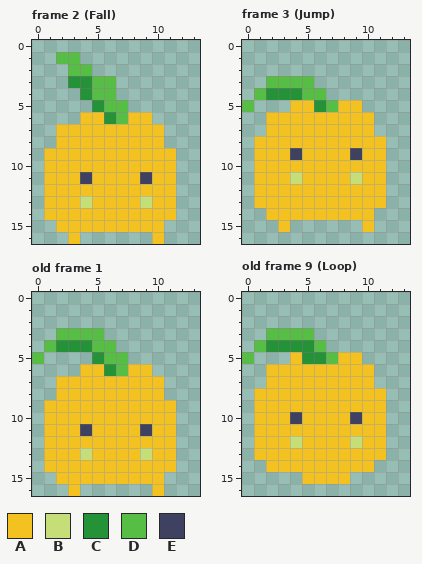
Pixel-art file, stored at Assets/Sprites/player.aseprite. The picture above is the old version.
14x17 pixels, 10 frames. Shown: frame 2 (Fall), frame 3 (Jump), old frame 1, old frame 9 (Loop). The commit also changed other frames, which this record leaves out.
Visible layers, top first: "Layer 3", "Layer 2".
Palette (. is transparent): A #f3c220  B #c6de78  C #249337  D #56be44  E #3e415f
Pixels before, frame 2 (Fall), first column x 1:
 1 .DD........
 2 ..DD.......
 3 ..CCDD.....
 4 ...CDD.....
 5 ....CDD....
 6 ...AACDAA..
 7 .AAAAAAAAA.
 8 .AAAAAAAAA.
 9 AAAAAAAAAAA
10 AAAAAAAAAAA
11 AAAEAAAAEAA
12 AAAAAAAAAAA
13 AAABAAAABAA
14 AAAAAAAAAAA
15 .AAAAAAAAA.
16 ..A......A.
Pixels before, frame 3 (Jump), first column x 0:
 3 ..DDDD......
 4 .DCCCDD.....
 5 D...AACDAA..
 6 ..AAAAAAAAA.
 7 ..AAAAAAAAA.
 8 .AAAAAAAAAAA
 9 .AAAEAAAAEAA
10 .AAAAAAAAAAA
11 .AAABAAAABAA
12 .AAAAAAAAAAA
13 .AAAAAAAAAAA
14 ..AAAAAAAAA.
15 ...A......A.
Pixels before, old frame 1, first column x 0:
 3 ..DDDD......
 4 .DCCCDD.....
 5 D....CDD....
 6 ....AACDAA..
 7 ..AAAAAAAAA.
 8 ..AAAAAAAAA.
 9 .AAAAAAAAAAA
10 .AAAAAAAAAAA
11 .AAAEAAAAEAA
12 .AAAAAAAAAAA
13 .AAABAAAABAA
14 .AAAAAAAAAAA
15 ..AAAAAAAAA.
16 ...A......A.
Pixels before, old frame 9 (Loop), first column x 0:
 3 ..DDDD......
 4 .DCCCCD.....
 5 D...ACCDAA..
 6 ..AAAAAAAAA.
 7 ..AAAAAAAAA.
 8 .AAAAAAAAAAA
 9 .AAAAAAAAAAA
10 .AAAEAAAAEAA
11 .AAAAAAAAAAA
12 .AAABAAAABAA
13 .AAAAAAAAAAA
14 ..AAAAAAAAA.
15 .....AAAA...
And afterwards:
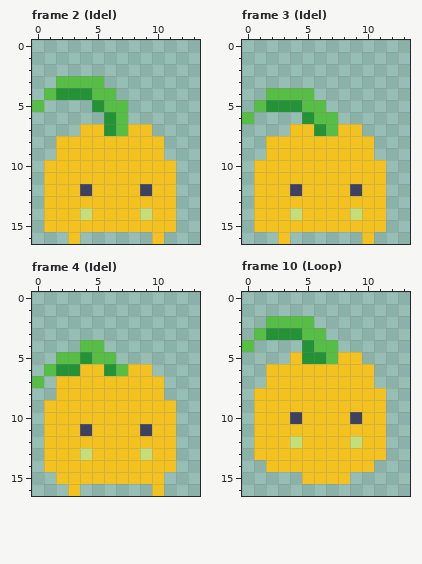
A new or re-ordered frame is compared with the old frame closest to it.
Difference:
frames 10 -> 13
Changed rows in their new state; - is an unchanged pixel.
Frame 2 (Idel), layer "Layer 2":
first column x 0:
 1 --..--------
 2 ---..-------
 3 --DDD-.-----
 4 -DCC--------
 5 D-----------
 6 ----..--..--
 7 --..--CD--.-
 9 -.---------.
11 ----A----A--
12 ----E----E--
13 ----A----A--
14 ----B----B--
15 -A---------A
Frame 3 (Idel), layer "Layer 2":
first column x 0:
 3 --....------
 4 -.DDD-.-----
 5 .DCCCDD...--
 6 D-...CDD...-
 7 --..--CD--.-
 8 -.---------.
 9 -.--A----A-.
11 ----A----A--
12 ----E----E--
14 -A--B----B-A
15 -AA-AAAAAA-A
16 ---A------A-
Frame 4 (Idel) is new; against old frame 1, layer "Layer 2":
first column x 0:
 3 --....--
 4 -...D-.-
 5 .-DDCD-.
 6 -DCC----
 7 D-------
Frame 10 (Loop) against old frame 9 (Loop), layer "Layer 2":
first column x 0:
 2 --DDDD--
 3 -DCCC-D-
 4 D....--D
 5 .-------
Boxes around the changes in both pictures, in picture pixels (x1, y1, x2, y2):
changed: (32, 52, 176, 232)
changed: (242, 76, 386, 244)
changed: (32, 328, 128, 388)
changed: (242, 316, 338, 364)
